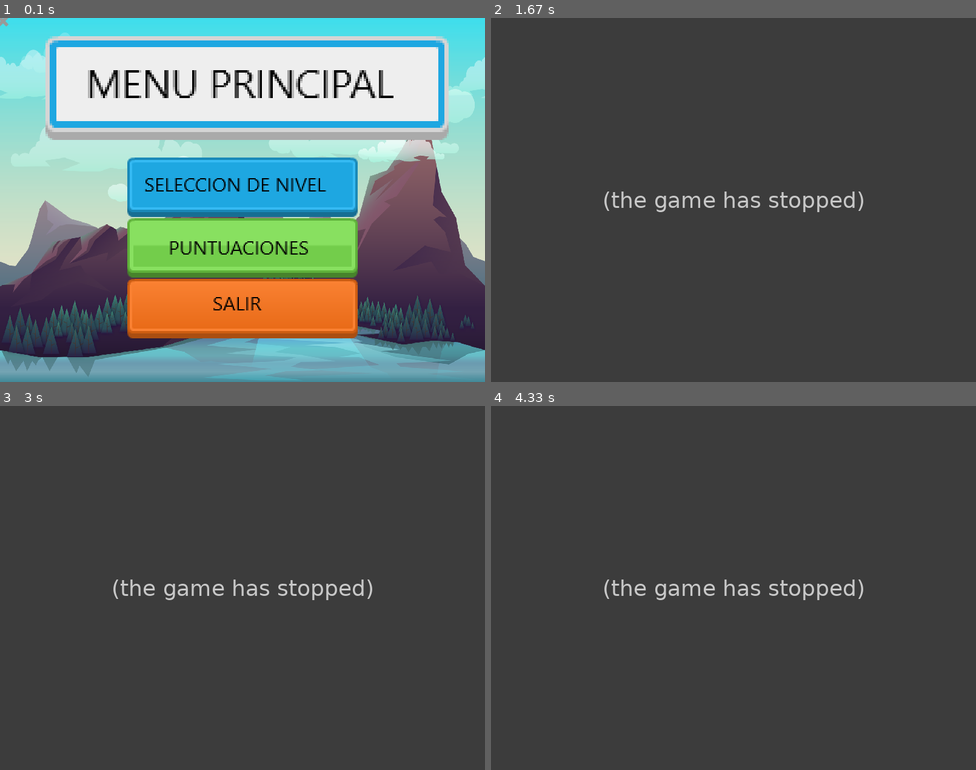
Above: before the commit, frames 1-4 (two rows, left to right).
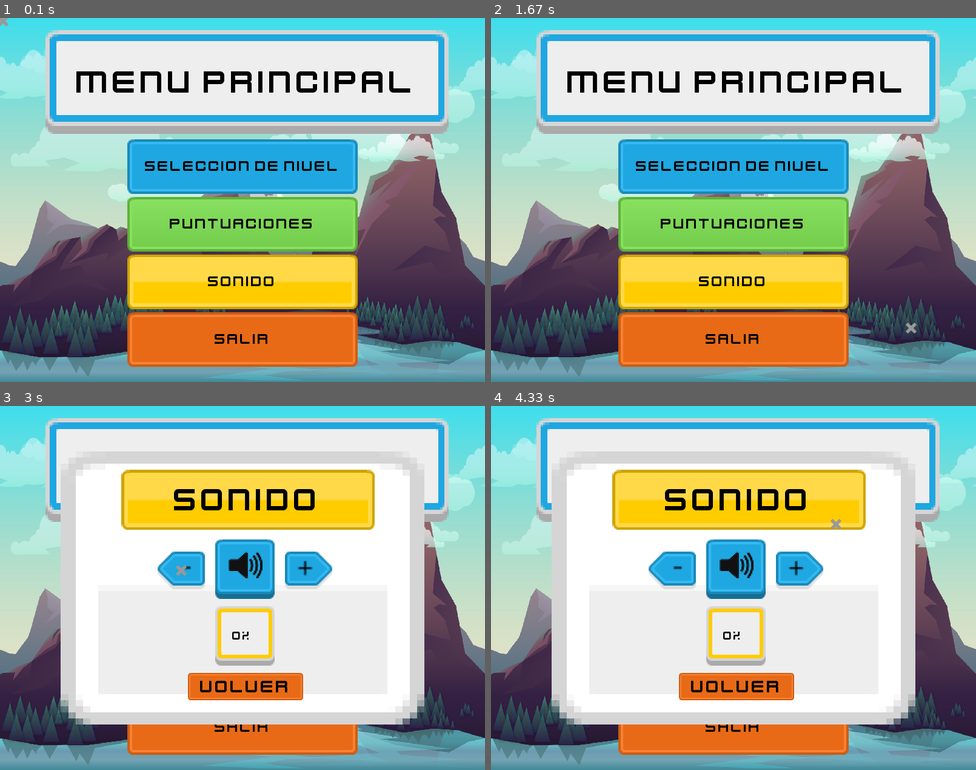
Above: after the commit, the same moments.

Repository: tisanl/lopez.santiago_pygame.ninja.platform
Game: pygame game, started from main.py
Two runs of this game, one before a commit and one after it. Both use one fixed random seed, a clock stepped at 60 frames per second and the inputs below.
Inputs (mouse positions are in pixels of both pictures, inside the frame that each line leads up to):
- Up to frame 1 (0.1 s): no input
- Up to frame 2 (1.67 s): click (733, 280) at 0.38 s; click (782, 280) at 0.88 s; click (806, 72) at 1.22 s; click (912, 327) at 1.55 s
- Up to frame 3 (3 s): click (252, 464) at 1.88 s; click (218, 682) at 2.22 s; click (179, 569) at 2.55 s
- Up to frame 4 (4.33 s): click (665, 511) at 3.05 s; click (859, 555) at 3.38 s; click (883, 580) at 3.72 s; click (835, 522) at 4.05 s

The runs differ from the first frame. In frame 1, 33% of the frame differs, in the area x 9-93%, y 3-96%; in frame 2, 91%; in frame 3, 96%, in the area x 0-100%, y 0-100%; in frame 4, 96%.
Before the commit the program exited at 0.4 s; later frames show no game.

Commit message:
Actu 6/12

Diff:
--- a/constantes.py
+++ b/constantes.py
@@ -10,3 +10,4 @@
 RUNNING_GAME = "Juego"
 RUNNING_POST_GAME = "Post Game"
 MENU_PAUSA = "En Pausa"
+CONFIGURACION_SONIDO = "Configurando Sonido"
--- a/game.py
+++ b/game.py
@@ -11,6 +11,7 @@
 from gui import MenuPrincipal
 from gui import MenuPostGame
 from gui import MenuPausa
+from gui import MenuSonido
 from platforms import Platform
 from platforms import Marco
 from items import Coin
@@ -30,6 +31,7 @@
         # Variables controladoras de que es lo que se esta ejecutando
         self.is_running = MENU_PRINCIPAL
         self.level_selected = None                  # Esta variable guarda si hay algun nivel seleccionado
+        self.was_running = MENU_PRINCIPAL
 
         # Variables que guardan los objetos del Nivel mientras se esta corriendo
         self.player = pg.sprite.GroupSingle()       # Jugador, grupo Simple
@@ -46,9 +48,13 @@
         self.menu_seleccion_nivel = MenuSeleccionNivel()
         self.menu_post_game = None
         self.menu_pausa = MenuPausa()
+        self.menu_sonido = MenuSonido()
         self.cursor = pg.sprite.GroupSingle(Cursor())
 
         self.timer = None
+
+        # Sonido
+        self.volume = 0.1
 
     # ------------------------------------------------------------------------------------------------------------------------------------------------ #
     # ------------------------------------------------------  FUNCIONES DE GUI  ---------------------------------------------------------------------- #
@@ -125,6 +131,35 @@
         self.menu_pausa.button_group.draw(screen)
         self.cursor.draw(screen)
 
+    def mostrar_menu_sonido(self, screen, eventos, delta_ms):
+        pg.mouse.set_visible(False)
+        self.cursor.update()
+        self.enter_menu += delta_ms
+        if self.enter_menu >= self.cooldown_menus:
+            self.menu_sonido.update(eventos, self, delta_ms)
+
+        if self.was_running == MENU_PAUSA:
+            # Ultimas imagenes del juego
+            screen.blit(self.menu_principal.fondo, self.menu_principal.fondo.get_rect())
+            self.coin_group.draw(screen)
+            self.enemy_group.draw(screen)
+            for enemy in self.enemy_group:              # Por cada enemigo
+                if enemy.is_shooter:                    # Si dispara
+                    enemy.bullet_group.draw(screen)
+            self.player.draw(screen)
+            self.player.sprite.bullet_group.draw(screen)            # Se dibuja su grupo de balas
+            self.player.sprite.marcador_puntuacion.draw(screen)     # Se dibuja el marcoador de puntuacion
+            self.player.sprite.lives_group.draw(screen)
+            self.timer.draw(screen)
+            self.platform_group.draw(screen)
+            self.marco.draw(screen)
+        else:
+            screen.blit(self.menu_principal.fondo, self.menu_principal.fondo.get_rect())
+            self.menu_principal.button_group.draw(screen)
+
+        screen.blit(self.menu_sonido.fondo, self.menu_sonido.fondo_rect)
+        self.menu_sonido.button_group.draw(screen)
+        self.cursor.draw(screen)
     # ------------------------------------------------------------------------------------------------------------------------------------------------ #
     # ---------------------------------------------------  FUNCIONES DE NIVEL  ----------------------------------------------------------------------- #
     # ------------------------------------------------------------------------------------------------------------------------------------------------ #
--- a/gui.py
+++ b/gui.py
@@ -6,35 +6,25 @@
 # CURSOR
 CURSOR = "gui_sprites/cursor.png"
 
-# BOTONES MENU PRINCIPAL
+# FONDO MENU PRINCIPAL Y SELECCION DE NIVEL
 FONDO_MENU_PRINCIPAL = "background/game_background_1.png"
-MENU_PRINCIPAL_TITULO = "gui_sprites/menu_principal/titulo.png"
-MENU_PRINCIPAL_SELECCION_NIVEL = "gui_sprites/menu_principal/seleccion_nivel.png"
-MENU_PRINCIPAL_PUNUACIONES = "gui_sprites/menu_principal/puntuaciones.png"
-MENU_PRINCIPAL_SALIR = "gui_sprites/menu_principal/salir.png"
-
-# BOTONES SELECCION DE NIVEL
-SELECCION_NIVEL_TITULO = "gui_sprites/seleccion_nivel/titulo.png"
-SELECCION_NIVEL_1 = "gui_sprites/seleccion_nivel/nivel_1.png"
-SELECCION_NIVEL_2 = "gui_sprites/seleccion_nivel/nivel_2.png"
-SELECCION_NIVEL_3 = "gui_sprites/seleccion_nivel/nivel_3.png"
-
-# BOTONES SELECCION DE NIVEL
-POST_GAME_FONDO = "gui_sprites/post_game/back.png"
-POST_GAME_VICTORY = "gui_sprites/post_game/victory_title.png"
-POST_GAME_DEFEATED = "gui_sprites/post_game/defeat_title.png"
-POST_GAME_REPLAY = "gui_sprites/post_game/volver_a_jugar.png"
-POST_GAME_SAFE_POINTS = "gui_sprites/post_game/safe_puntuacion.png"
-
-# BOTONES PAUSA
-PAUSA_TITULO = "gui_sprites/pause/title.png"
-PAUSA_REINICIAR = "gui_sprites/pause/reiniciar_nivel.png"
-PAUSA_CONTINUAR = "gui_sprites/pause/continuar.png"
-
-# GENERALES
-VOLVER = "gui_sprites/generales/volver_atras.png"
-BACK_MENU_PRINCIPAL = "gui_sprites/generales/back_menu_principal.png"
-BACK_SELECCION_NIVEL = "gui_sprites/generales/back_level_selection.png"
+
+# FONDO BLANCO
+POST_GAME_FONDO = "gui_sprites/back.png"
+
+# BOTONES DE COLORES
+BOTON_LIMPIO = "gui_sprites/botones/boton_limpio.png"
+BOTON_LIMPIO_CUADRADO = "gui_sprites/botones/boton_limpio_cuadrado.png"
+BOTON_AZUL = "gui_sprites/botones/boton_azul.png"
+BOTON_ROJO = "gui_sprites/botones/boton_rojo.png"
+BOTON_VERDE = "gui_sprites/botones/boton_verde.png"
+BOTON_AMARILLO = "gui_sprites/botones/boton_amarillo.png"
+
+# SONIDO
+SOUND_UP = "gui_sprites/sonido/sound_up.png"
+SOUND_DOWN = "gui_sprites/sonido/sound_down.png"
+SOUND_OFF = "gui_sprites/sonido/sound_off.png"
+SOUND_ON = "gui_sprites/sonido/sound_on.png"
 
 
 class Cursor(pg.sprite.Sprite):
@@ -53,6 +43,45 @@
         self.image = sf.getSurfaceFromFile(sprite_rute,flip=False,scale=scale)
         self.rect = self.image.get_rect(x=pos_x, y=pos_y)
 
+class BotonConTexto(pg.sprite.Sprite):
+    def __init__(self, sprite_rute,pos_x, pos_y, texto, size_text, scale=1):
+        super().__init__()
+        self.sprite_rute = sprite_rute
+        self.scale = scale
+        self.image = sf.getSurfaceFromFile(self.sprite_rute,flip=False,scale=self.scale)
+        self.rect = self.image.get_rect(x=pos_x, y=pos_y)
+
+        self.__font = pg.font.Font(FONT, size_text)
+        self.__text = self.__font.render(texto, True, "black")
+
+        self.x_del_texto = (self.rect.width - self.__text.get_width()) / 2
+        self.y_del_texto = (self.rect.height - self.__text.get_height()) / 2
+
+        self.image.blit(self.__text,(self.x_del_texto,self.y_del_texto))
+
+    def update_text(self, texto):
+        self.image = sf.getSurfaceFromFile(self.sprite_rute,flip=False,scale=self.scale)
+        self.__text = self.__font.render(texto, True, "black")
+        self.image.blit(self.__text,(self.x_del_texto,self.y_del_texto))
+
+class ButtonSwitch(pg.sprite.Sprite):
+    def __init__(self, sprite_rute_1,sprite_rute_2,pos_x,pos_y,scale=1):
+        super().__init__()
+        self.image_1 = sf.getSurfaceFromFile(sprite_rute_1,flip=False,scale=scale)
+        self.image_2 = sf.getSurfaceFromFile(sprite_rute_2,flip=False,scale=scale)
+        self.image = self.image_1
+        self.rect = self.image.get_rect(x=pos_x, y=pos_y)
+
+        self.imagen_posterior = False
+
+    def switch(self):
+        if self.imagen_posterior:
+            self.image = self.image_1
+            self.imagen_posterior = False
+        else:
+            self.image = self.image_2
+            self.imagen_posterior = True
+
 class MenuPrincipal:
     def __init__(self):
         #Fondo
@@ -60,13 +89,16 @@
 
         # Botones
         self.button_group = pg.sprite.Group()
-        self.titulo = Button(MENU_PRINCIPAL_TITULO,75,30,scale=3.5)
-        self.seleccion_nivel = Button(MENU_PRINCIPAL_SELECCION_NIVEL,210,230,scale=2)
-        self.puntuaciones = Button(MENU_PRINCIPAL_PUNUACIONES,210,330,scale=2)
-        self.salir = Button(MENU_PRINCIPAL_SALIR,210,430,scale=2)
+
+        self.titulo = BotonConTexto(BOTON_LIMPIO,75,20,"MENU PRINCIPAL",55,scale=3.5)
+        self.seleccion_nivel = BotonConTexto(BOTON_AZUL,210,200,"SELECCION DE NIVEL",25,scale=2)
+        self.puntuaciones = BotonConTexto(BOTON_VERDE,210,295,"PUNTUACIONES",25,scale=2)
+        self.sonido = BotonConTexto(BOTON_AMARILLO,210,390,"SONIDO",25,scale=2)
+        self.salir = BotonConTexto(BOTON_ROJO,210,485,"SALIR",25,scale=2)
         self.button_group.add(self.titulo)
         self.button_group.add(self.seleccion_nivel)
         self.button_group.add(self.puntuaciones)
+        self.button_group.add(self.sonido)
         self.button_group.add(self.salir)
 
     def update(self, eventos, game):
@@ -76,6 +108,9 @@
                 for boton in lista_botones:
                     if boton == self.seleccion_nivel:
                         game.is_running = MENU_SELECCION
+                    elif boton == self.sonido:
+                        game.is_running = CONFIGURACION_SONIDO
+                        game.was_running = MENU_PRINCIPAL
                     elif boton == self.salir:
                         pg.quit()
                         sys.exit()
@@ -87,11 +122,11 @@
 
         # Botones
         self.button_group = pg.sprite.Group()
-        self.titulo = Button(SELECCION_NIVEL_TITULO,75,30,scale=3.5)
-        self.nivel_1 = Button(SELECCION_NIVEL_1,210,230,scale=2)
-        self.nivel_2 = Button(SELECCION_NIVEL_2,210,330,scale=2)
-        self.nivel_3 = Button(SELECCION_NIVEL_3,210,430,scale=2)
-        self.volver = Button(VOLVER,20,500,scale=0.7)
+        self.titulo = BotonConTexto(BOTON_LIMPIO,75,30,"SELECCION DE NIVEL",45,scale=3.5)
+        self.nivel_1 = BotonConTexto(BOTON_AZUL,210,230,"NIVEL 1",25,scale=2)
+        self.nivel_2 = BotonConTexto(BOTON_AZUL,210,330,"NIVEL 2",25,scale=2)
+        self.nivel_3 = BotonConTexto(BOTON_AZUL,210,430,"NIVEL 3",25,scale=2)
+        self.volver = BotonConTexto(BOTON_ROJO,20,500,"SALIR",20,scale=0.7)
         self.button_group.add(self.titulo)
         self.button_group.add(self.nivel_1)
         self.button_group.add(self.nivel_2)
@@ -128,16 +163,16 @@
         # Botones
         self.button_group = pg.sprite.Group()
         if win:
-            self.titulo = Button(POST_GAME_VICTORY,x+90,y+30,scale=2.2)
+            self.titulo = BotonConTexto(BOTON_VERDE,x+90,y+30,"VICTORIA",55,scale=2.2)
         else:
-            self.titulo = Button(POST_GAME_DEFEATED,x+90,y+30,scale=2.2)
+            self.titulo = BotonConTexto(BOTON_ROJO,x+90,y+30,"DERROTA",55,scale=2.2)
         separacion_x = 180
         separacion_y = 65
         y_comienzo_botones = 220
-        self.replay = Button(POST_GAME_REPLAY,x+separacion_x,y_comienzo_botones,scale=1.3)
-        self.safe_points = Button(POST_GAME_SAFE_POINTS,x+separacion_x,y_comienzo_botones+separacion_y,scale=1.3)
-        self.back_menu_seleccion_nivel = Button(BACK_SELECCION_NIVEL,x+separacion_x,y_comienzo_botones+separacion_y*2,scale=1.3)
-        self.back_menu_principal = Button(BACK_MENU_PRINCIPAL,x+separacion_x,y_comienzo_botones+separacion_y*3,scale=1.3)
+        self.replay = BotonConTexto(BOTON_AMARILLO,x+separacion_x,y_comienzo_botones,"VOLVER A JUGAR",20,scale=1.3)
+        self.safe_points = BotonConTexto(BOTON_VERDE,x+separacion_x,y_comienzo_botones+separacion_y,"GUARDAR PUNTUACION",15,scale=1.3)
+        self.back_menu_seleccion_nivel = BotonConTexto(BOTON_AZUL,x+separacion_x,y_comienzo_botones+separacion_y*2,"SELECCION DE NIVEL",15,scale=1.3)
+        self.back_menu_principal = BotonConTexto(BOTON_AZUL,x+separacion_x,y_comienzo_botones+separacion_y*3,"MENU PRINCIPAL",20,scale=1.3)
         self.button_group.add(self.titulo)
         self.button_group.add(self.replay)
         self.button_group.add(self.safe_points)
@@ -178,17 +213,19 @@
 
         # Botones
         self.button_group = pg.sprite.Group()
-        self.titulo = Button(PAUSA_TITULO,x+90,y+30,scale=2.2)
-        separacion_x = 180
-        separacion_y = 65
-        y_comienzo_botones = 220
-        self.volver_al_juego = Button(PAUSA_CONTINUAR,x+separacion_x,y_comienzo_botones,scale=1.3)
-        self.replay = Button(PAUSA_REINICIAR,x+separacion_x,y_comienzo_botones+separacion_y,scale=1.3)
-        self.back_menu_seleccion_nivel = Button(BACK_SELECCION_NIVEL,x+separacion_x,y_comienzo_botones+separacion_y*2,scale=1.3)
-        self.back_menu_principal = Button(BACK_MENU_PRINCIPAL,x+separacion_x,y_comienzo_botones+separacion_y*3,scale=1.3)
+        self.titulo = BotonConTexto(BOTON_LIMPIO,x+100,y+20,"PAUSA",55,scale=2.1)
+        separacion_x = 190
+        separacion_y = 60
+        y_comienzo_botones = 200
+        self.volver_al_juego = BotonConTexto(BOTON_VERDE,x+separacion_x,y_comienzo_botones,"CONTINUAR",25,scale=1.2)
+        self.replay = BotonConTexto(BOTON_ROJO,x+separacion_x,y_comienzo_botones+separacion_y,"REINICIAR",25,scale=1.2)
+        self.sonido = BotonConTexto(BOTON_AMARILLO,x+separacion_x,y_comienzo_botones+separacion_y*2,"SONIDO",25,scale=1.2)
+        self.back_menu_seleccion_nivel = BotonConTexto(BOTON_AZUL,x+separacion_x,y_comienzo_botones+separacion_y*3,"SELECCION DE NIVEL",15,scale=1.2)
+        self.back_menu_principal = BotonConTexto(BOTON_AZUL,x+separacion_x,y_comienzo_botones+separacion_y*4,"MENU PRINCIPAL",20,scale=1.2)
         self.button_group.add(self.titulo)
         self.button_group.add(self.volver_al_juego)
         self.button_group.add(self.replay)
+        self.button_group.add(self.sonido)
         self.button_group.add(self.back_menu_seleccion_nivel)
         self.button_group.add(self.back_menu_principal)
 
@@ -208,6 +245,9 @@
                                 game.nivel_2()
                             case 3:
                                 game.nivel_3()
+                    elif boton == self.sonido:
+                        game.is_running = CONFIGURACION_SONIDO
+                        game.was_running = MENU_PAUSA
                     elif boton == self.back_menu_principal:
                         game.is_running = MENU_PRINCIPAL
                         game.level_selected = None
@@ -216,3 +256,55 @@
                         game.is_running = MENU_SELECCION
                         game.level_selected = None
                         game.enter_menu = 0
+
+class MenuSonido:
+    def __init__(self):
+        #Fondo
+        self.fondo = pg.transform.scale(pg.image.load(POST_GAME_FONDO), ((ANCHO_VENTANA/6)*4.5, (ALTO_VENTANA/6)*4.5))
+        self.x = ((ANCHO_VENTANA - self.fondo.get_width()) // 2)
+        y = ((ALTO_VENTANA - self.fondo.get_height()) // 2)
+        self.fondo_rect = self.fondo.get_rect(x=self.x, y=y)
+
+        # Variables Auxiliares
+        self.select_button = 0                  # Variable que guarda el tiempo de cuando se entro al menu
+        self.cooldown_select_button = 100       # Variable que pone un cooldawn para poder empezar a interactuar con el menu
+
+        # Botones
+        self.button_group = pg.sprite.Group()
+        self.titulo = BotonConTexto(BOTON_AMARILLO,self.x+100,y+30,"SONIDO",55,scale=2.2)
+        self.bajar_sonido = Button(SOUND_DOWN,self.x+160,240,scale=2)
+        self.subir_sonido = Button(SOUND_UP,self.x+370,240,scale=2)
+        self.button_sound_on_off = ButtonSwitch(SOUND_ON,SOUND_OFF,self.x+255,220,scale=2)
+        self.volumen = BotonConTexto(BOTON_LIMPIO_CUADRADO,self.x+255,330,"10%",20,scale=2)
+        self.volver = BotonConTexto(BOTON_ROJO,self.x+210,440,"VOLVER",30,scale=1)
+
+        self.button_group.add(self.titulo)
+        self.button_group.add(self.bajar_sonido)
+        self.button_group.add(self.subir_sonido)
+        self.button_group.add(self.button_sound_on_off)
+        self.button_group.add(self.volumen)
+        self.button_group.add(self.volver)
+
+    def update(self, eventos, game, delta_ms):
+        self.select_button += delta_ms
+        for evento in eventos:
+            if evento.type == pg.MOUSEBUTTONDOWN and self.select_button >= self.cooldown_select_button:
+                self.select_button = 0
+                lista_botones = pg.sprite.spritecollide(game.cursor.sprite, self.button_group, False)
+                for boton in lista_botones:
+                    if boton == self.button_sound_on_off:
+                        self.button_sound_on_off.switch()
+                    elif boton == self.subir_sonido:
+                        game.volume += 0.1
+                        self.volumen.update_text(f"{round(game.volume*100)}%")
+                        print(game.volume)
+                    elif boton == self.bajar_sonido:
+                        game.volume -= 0.1
+                        print(game.volume)
+                        self.volumen.update_text(f"{round(game.volume*100)}%")
+                    elif boton == self.volver:
+                        if game.was_running == MENU_PRINCIPAL:
+                            game.is_running = MENU_PRINCIPAL
+                        else:
+                            game.is_running = MENU_PAUSA
+                        game.enter_menu = 0
--- a/main.py
+++ b/main.py
@@ -46,5 +46,8 @@
             game.mostrar_menu_post_game(screen,lista_eventos,delta_ms)
         case "En Pausa":
             game.mostrar_menu_pausa(screen,lista_eventos,delta_ms)
+        case "Configurando Sonido":
+            game.mostrar_menu_sonido(screen,lista_eventos,delta_ms)
+
 
     pg.display.update()
Renamed: gui_sprites/post_game/back.png -> gui_sprites/back.png
Binary file added: gui_sprites/botones/boton_amarillo.png
Binary file added: gui_sprites/botones/boton_azul.png
Binary file added: gui_sprites/botones/boton_limpio.png
Binary file added: gui_sprites/botones/boton_limpio_cuadrado.png
Binary file added: gui_sprites/botones/boton_rojo.png
Binary file added: gui_sprites/botones/boton_verde.png
Binary file removed: gui_sprites/generales/back_level_selection.png
Binary file removed: gui_sprites/generales/back_menu_principal.png
Binary file removed: gui_sprites/generales/volver_atras.png
Binary file removed: gui_sprites/menu_principal/puntuaciones.png
Binary file removed: gui_sprites/menu_principal/salir.png
(and 17 more such lines)
